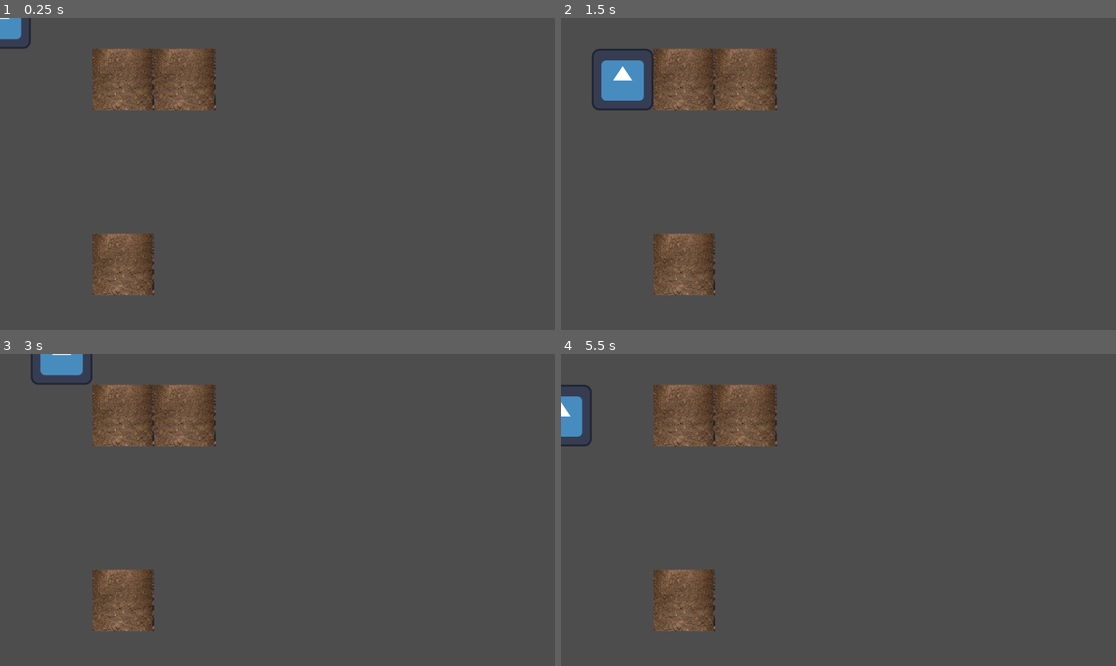
Above: before the commit, frames 1-4 (two rows, left to right).
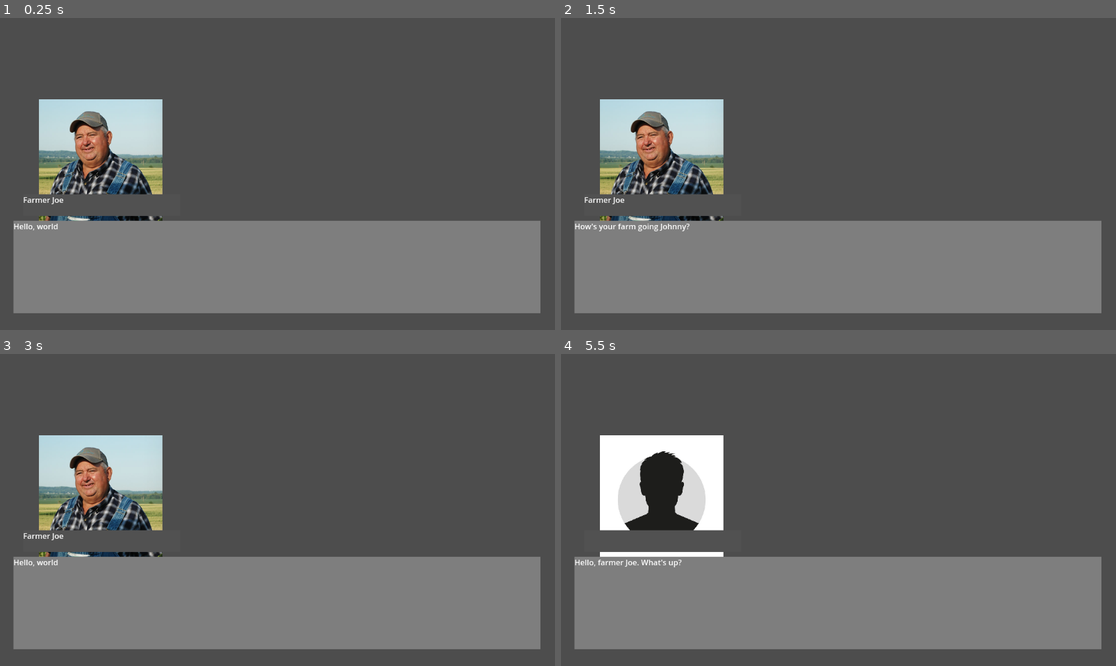
Above: after the commit, the same moments.

Repository: skeeeth/Growing-Dread
Game: Godot game, scene res://Dialogue/dialogueScene.tscn
Same seed, same stepped clock (60 frames per second), same inputs: the game is played once before the commit and once after it. Before the commit the project starts from res://Farming/farm_world.tscn. The engine's default icon, where the game draws it, is replaced by a stand-in: a white triangle on a blue panel in a dark square.
Inputs:
- Up to frame 1 (0.25 s): no input
- Up to frame 2 (1.5 s): tap Enter at 0.5 s; hold D (right) 0.53-1.28 s; hold 0 (0) 0.53-1.28 s; tap 1 (1) at 0.8, 1.35 s; tap Space (space) at 1.25 s; hold S (down) from 1.28 s (still down)
- Up to frame 3 (3 s): tap 2 (2) at 1.55 s; tap Enter at 2 s; release S (down) at 2.03 s; hold D (right) 2.03-2.78 s; hold 2 (2) 2.03-2.78 s; tap 3 (3) at 2.3, 2.85 s; tap Space (space) at 2.75 s; hold W (up) from 2.78 s (still down)
- Up to frame 4 (5.5 s): tap 0 (0) at 3.05 s; tap Enter at 3.5 s; release W (up) at 3.53 s; hold 0 (0) 3.53-4.28 s; hold A (left) 3.53-5.03 s; tap 1 (1) at 3.8, 4.35 s; tap Space (space) at 4.25 s; tap 2 (2) at 4.55 s; hold S (down) from 5.03 s (still down); hold 2 (2) from 5.03 s (still down); tap 3 (3) at 5.3 s

The runs differ from the first frame. In frame 1, 39% of the frame differs, in the area x 0-98%, y 0-95%; in frame 2, 40%, in the area x 2-98%, y 9-95%; in frame 3, 39%; in frame 4, 40%.

Commit message:
Implement basic dialogue system

Diff:
--- /dev/null
+++ b/Dialogue/DialogueNode.gd
@@ -0,0 +1,48 @@
+extends Node2D
+
+@export var dataPath = "";
+@export var profile_pictures = {}
+
+@onready var dialogue_text = $DialogueText
+@onready var speaker_label = $SpeakerLabel
+@onready var person_picture = $PersonPicture
+
+var textData
+var currentNodeIdx = 0
+
+var currentTexture
+
+# Called when the node enters the scene tree for the first time.
+func _ready():
+	var file = FileAccess.open(dataPath, FileAccess.READ);
+	var fileText = file.get_as_text();
+
+	textData = JSON.parse_string(fileText)
+
+	currentNodeIdx = -1
+	iterate_conversation()
+
+
+# Called every frame. 'delta' is the elapsed time since the previous frame.
+func _process(delta):
+	dialogue_text.text = textData[currentNodeIdx].text
+	speaker_label.text = textData[currentNodeIdx].name
+	if currentTexture:
+		person_picture.texture = currentTexture
+
+
+func iterate_conversation():
+	currentNodeIdx += 1
+	if currentNodeIdx >= textData.size():
+		end_dialogue()
+
+	var image_name = textData[currentNodeIdx].image
+	var texture_name = profile_pictures[image_name]
+	currentTexture = load(texture_name)
+
+func end_dialogue():
+	currentNodeIdx = 0
+
+func _input(event):
+	if event is InputEventKey and event.pressed:
+		iterate_conversation()
--- /dev/null
+++ b/Dialogue/dialogueScene.tscn
@@ -0,0 +1,70 @@
+[gd_scene load_steps=4 format=3 uid="uid://pa4mktnsql81"]
+
+[ext_resource type="Script" path="res://Dialogue/DialogueNode.gd" id="1_trpis"]
+
+[sub_resource type="FastNoiseLite" id="FastNoiseLite_d0f5r"]
+
+[sub_resource type="NoiseTexture2D" id="NoiseTexture2D_4e3gy"]
+width = 256
+height = 256
+noise = SubResource("FastNoiseLite_d0f5r")
+
+[node name="Node2D" type="Node2D"]
+
+[node name="DialogueNode" type="Node2D" parent="."]
+script = ExtResource("1_trpis")
+dataPath = "res://Dialogue/testDialogue.json"
+profile_pictures = {
+"farmer-joe": "res://textures/profile-pictures/farmer-joe.png",
+"player": "res://textures/profile-pictures/player.png"
+}
+
+[node name="DialogueText" type="RichTextLabel" parent="DialogueNode"]
+z_index = 10
+anchors_preset = 7
+anchor_left = 0.5
+anchor_top = 1.0
+anchor_right = 0.5
+anchor_bottom = 1.0
+offset_left = 28.0
+offset_top = 421.0
+offset_right = 1122.0
+offset_bottom = 613.0
+grow_horizontal = 2
+grow_vertical = 0
+text = "test"
+
+[node name="ColorRect" type="ColorRect" parent="DialogueNode/DialogueText"]
+z_index = -100
+layout_mode = 1
+anchors_preset = 15
+anchor_right = 1.0
+anchor_bottom = 1.0
+grow_horizontal = 2
+grow_vertical = 2
+color = Color(0.494118, 0.494118, 0.494118, 1)
+
+[node name="SpeakerLabel" type="RichTextLabel" parent="DialogueNode"]
+offset_left = 48.0
+offset_top = 366.0
+offset_right = 374.0
+offset_bottom = 411.0
+text = "Person"
+
+[node name="ColorRect" type="ColorRect" parent="DialogueNode/SpeakerLabel"]
+z_index = -100
+layout_mode = 1
+anchors_preset = 15
+anchor_right = 1.0
+anchor_bottom = 1.0
+grow_horizontal = 2
+grow_vertical = 2
+color = Color(0.317647, 0.317647, 0.317647, 1)
+
+[node name="PersonPicture" type="TextureRect" parent="DialogueNode"]
+z_index = -190
+offset_left = 81.0
+offset_top = 169.0
+offset_right = 337.0
+offset_bottom = 425.0
+texture = SubResource("NoiseTexture2D_4e3gy")
--- /dev/null
+++ b/Dialogue/testDialogue.json
@@ -0,0 +1,28 @@
+[
+
+	{
+		"name":"Farmer Joe",
+		"text":"Hello, world",
+		"image":"farmer-joe"
+	},
+	{
+		"name":"",
+		"text":"Hello, farmer Joe. What's up?",
+		"image":"player"
+	},
+	{
+		"name":"Farmer Joe",
+		"text":"How's your farm going Johnny?",
+		"image":"farmer-joe"
+	},
+	{
+		"name":"",
+		"text":"Oh my god, so bad. Like I have no idea what's going on any more. There's a crazy thing growing on my land and it's glowing and freaking me out.",
+		"image":"player"
+	},
+	{
+		"name":"Farmer Joe",
+		"text":"I don't care.",
+		"image":"farmer-joe"
+	},
+]
--- a/project.godot
+++ b/project.godot
@@ -11,9 +11,10 @@
 [application]
 
 config/name="Growing Dread"
-run/main_scene="res://Farming/farm_world.tscn"
+run/main_scene="res://Dialogue/dialogueScene.tscn"
 config/features=PackedStringArray("4.2", "GL Compatibility")
 config/icon="res://icon.svg"
+<<<<<<<Updatedupstreamrun/main_scene="res://Farming/farm_world.tscn"
 
 [autoload]
 
Binary file added: textures/profile-pictures/farmer-joe.png
Not shown, added: textures/profile-pictures/farmer-joe.png.import
Binary file added: textures/profile-pictures/player.png
Not shown, added: textures/profile-pictures/player.png.import
